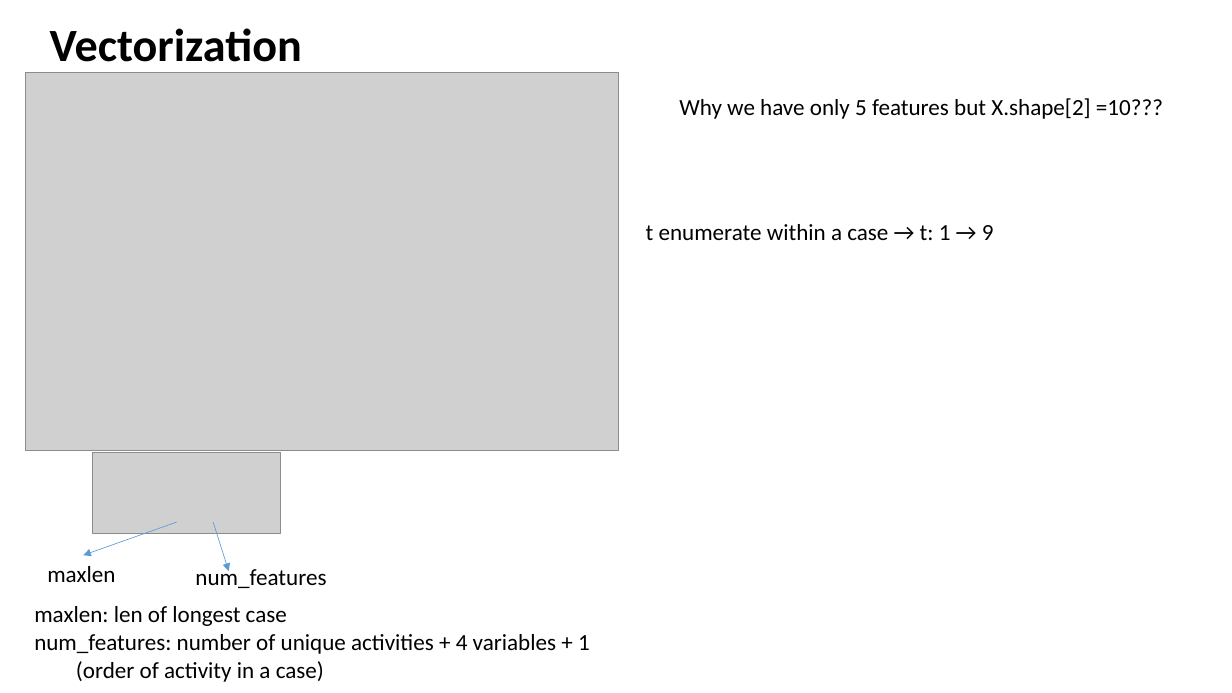
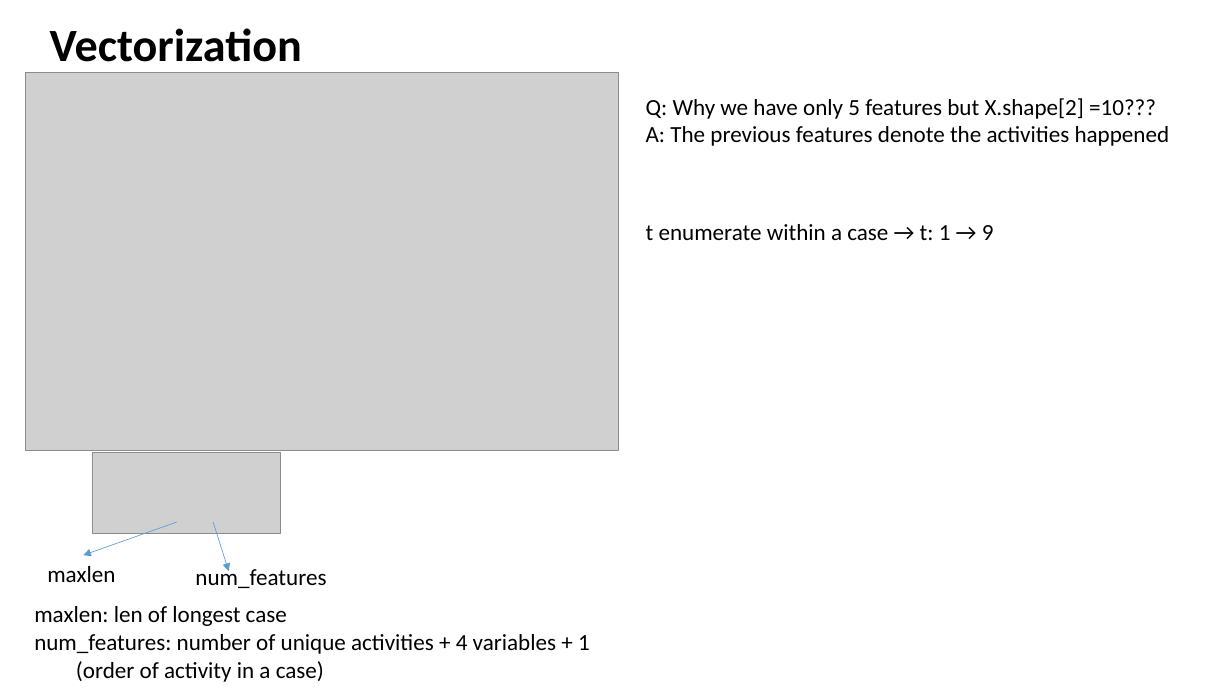
Before and after one commit to guptam/process-sequence, a slide deck: slide 9 of report.pptx. Drawn at 1232x693 pixels with LibreOffice and Linux fonts; fonts in the diff are those of the drawing; grey boxes stand for pictures. Boxes give left, top, right and bottom in pixels: in the first picture for what was removed or moved away, otherwise in the second. Text is boxed around its words. In the diff, an @@ line names an element or a change of style, - is before the commit and + after.

```diff
--- a/report.pptx
+++ b/report.pptx
@@ text at <box>646,98,1170,146</box>: text changed @@
-Why we have only 5 features but X.shape[2] =10???
+Q: Why we have only 5 features but X.shape[2] =10???
+A: The previous features denote the activities happened
```
Also in this commit, not shown: 2 other slides changed, 5 other files.
